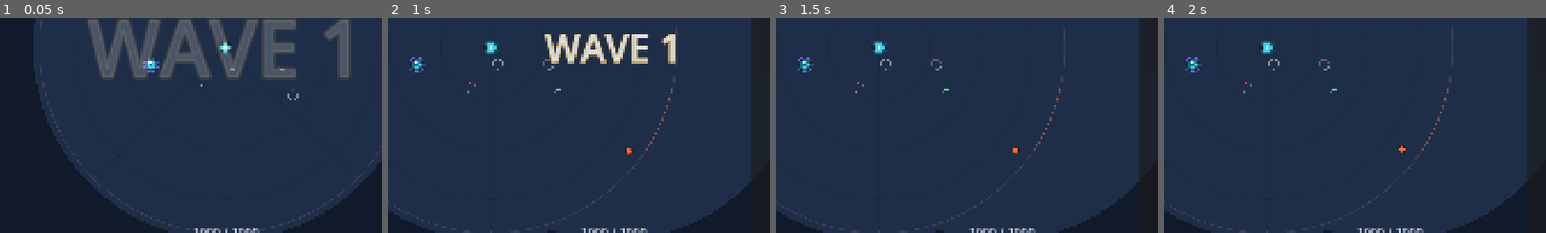
Above: before the commit, frames 1-4 (left to right).
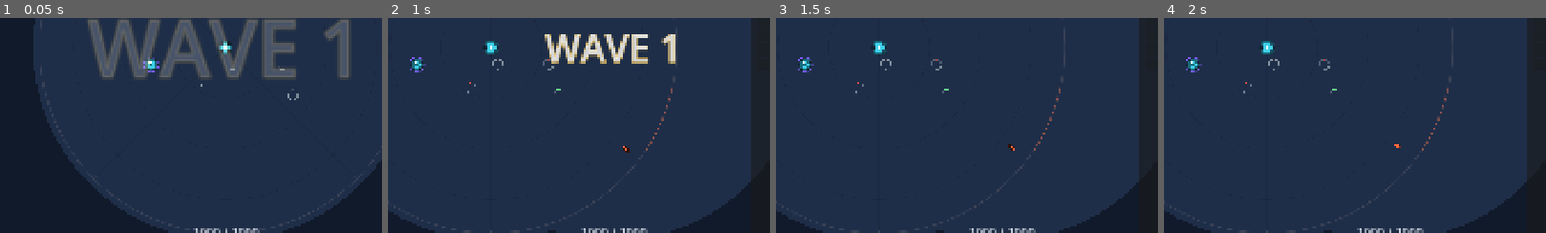
Above: after the commit, the same moments.

Repository: w814929152/corebound
Game: Godot game, scene res://scenes/main.tscn
The game is run twice, just before and just after one commit, with the same random seed, the same clock (stepped at 60 frames per second) and the same inputs.
Inputs (mouse positions are % of the whole screen's width and height, from its top left):
- Up to frame 1 (0.05 s): no input
- Up to frame 2 (1 s): tap Enter at 0.5 s; move the mouse to (72, 45) at 0.52 s; tap Tab at 0.6 s; click (72, 45) at 0.67 s; tap Space at 0.77 s
- Up to frame 3 (1.5 s): click "已锁（Space 解锁）" at 1.25 s
- Up to frame 4 (2 s): no input
The pictures show only the part of the screen within x 20-70%, y 43-93%; the shares and areas given below are measured in that part.

Frame 1 is identical in both runs. In frame 2, less than 0.1% of the frame differs, in the area x 61-65%, y 59-64%; in frame 3, less than 0.1%; in frame 4, less than 0.1%, in the area x 60-64%, y 58-63%.

Commit message:
feat(gameplay): 原型/精英波上线（三原型 + Elite · 窗口模式注入）
- boot.gd 窗口分支注入 prototype_split_enabled / elite_waves_enabled
  （add_child 后、deferred start_run 前；tower_aggro_enabled 保持 OFF）
- space_model.rho_of_t 上钳 1.0 → 1.0/m_spd：修 Tank 出生钳制
  （Tank 归环 ρ=55，消除原地静止 5s）；m_spd==1 时逐位恒等 → 金标本零扰动
- shop_controller 收入改接实时结果（去回落 / 去 WARN）
- test_suite_radial E-R4 Tank 断言 36.67 → 55.0（归环）
- run_slice_panorama8 P-G8-5 转生产镜像真闸门 + [R-10-CLOSED]
- 新增 run_slice_proto_elite_mc：实机口径 300 局 MC（B@6=0.917≥0.80 PASS）
- 更正 qg-radial/r6789-10 §R-10：原判「几何不满足」为口径错误（已证伪）
- 规格 proto-elite-golive-spec（§8 拍板记录 + 附录 C 工单）+ impl 记录 + 截帧 4 张

验证（主理人独立复跑）：默认回归逐位一致
222/2228/142/123/302/41/31/切片8=92/T1=216 · radial8 8-8 PASS ·
panorama8 [R-10-CLOSED] 55.00≤58.00 · MC B@6=0.917 PASS · 零定稿数值改动

Diff:
--- a/scripts/gameplay/shop_controller.gd
+++ b/scripts/gameplay/shop_controller.gd
@@ -15,12 +15,12 @@
 ## 🔴 依赖方向（control-manifest §5 / SR-5）：UI 只发意图，不写玩法状态；
 ##    玩法状态只在 `ShopRuntime` / `WaveDirector` 里；本节点是二者之间**唯一**的桥。
 ##
-## 🔴 收入口径（切片5 不动，见 `docs/phase3/slice5-verify.md` §5 S5-D1）：
+## 🔴 收入口径（第四刀 proto-elite-golive 裁决 #2 · 改接实时结果）：
 ##    `_pending_result` 仍由金标本 `WaveSim.simulate_wave()` 在**波首**结算（R1：
-##    本波打的是上波买出来的构筑）。在「金标本等价口径」下（`prototype_split_enabled`
-##    == false 且 `elite_waves_enabled` == false）实时结果与金标本**逐位相同**，
-##    此时直接授予**实时结果**（它是真实战斗的产出）；否则回落到金标本，
-##    并打一行 `[WARN]`（口径分歧待主理人拍板）。🔴 MC 判据链不受影响（它走 `RunLoop`）。
+##    本波打的是上波买出来的构筑）—— 但 `_on_wave_ended` 现**直接授予实时结果**
+##    （`last_realtime_result`，与实机战斗同源），仅当实时结果缺失/波次不匹配才回落
+##    `_pending_result`。三原型/Elite 开启时不再回落金标本、不再打印 `[WARN]`
+##    → 「打的」与「算钱的」一致。🔴 MC 判据链不受影响（它走 `RunLoop`）。
 ##
 ## ⚠️ G6：headless 无 `global_script_class_cache` → 本文件**不写 `class_name`**，一律 preload。
 ##
@@ -359,11 +359,11 @@
 		return
 	var res := _pending_result
 	var rt := last_realtime_result
-	if int(rt.get("w", -1)) == w and _realtime_is_golden_equivalent():
+	# 🔴 第四刀（proto-elite-golive 裁决 #2）：收入**直接接实时结果**（与实机战斗产出一致）。
+	#    去回落、去 WARN —— 三原型/Elite 开启时不再把收入回落金标本口径。仅当实时结果为空
+	#    或波次不匹配（异常路径：本波实时结算缺失）才回落 `_pending_result`（波首金标本结算）。
+	if int(rt.get("w", -1)) == w:
 		res = rt
-	elif not rt.is_empty() and int(rt.get("w", -1)) == w:
-		print("[shop_controller][WARN] W%d 实时结果与金标本口径不一致（三原型/Elite 已开）"
-			% w + " → 收入回落金标本（S5-D1 待拍板）")
 	runtime.grant_wave_result(res)   # R3：击杀收入 × (1 + income_mult)
 	# 🔴 切片8续3：核心 HP 单一数据源 → 读 player.core_hp（实时战斗已在漏怪当刻扣好）。
 	#   失败判定主路由是 WaveDirector.run_lost → _on_run_lost（E-W3 实时）；此处仅作兜底。
@@ -374,8 +374,9 @@
 	_emit_run()
 
 
-## 🔴 只有在「金标本等价口径」下才允许用实时结果入账：
-##    三原型分化 / Elite 任一开启 → 实时结果与 `WaveSim` 不等价（S5-D1）。
+## 🟡 金标本等价口径判定（**保留作参考谓词，不再作为收入闸门**）。
+##    第四刀（proto-elite-golive 裁决 #2）后，`_on_wave_ended` 已改为**直接接实时结果**
+##    → 本函数不再是入账路径的一部分；保留仅为「实时结果是否与 `WaveSim` 逐位等价」的诊断用途。
 func _realtime_is_golden_equivalent() -> bool:
 	if wave_director == null:
 		return false
--- a/scripts/geo/space_model.gd
+++ b/scripts/geo/space_model.gd
@@ -110,8 +110,17 @@
 ##   ρ = R_s × (m_spd × t_remain / t_reach)
 ## 🔴 `t_remain` 递减 → ρ 单调减小 → 直插核心；`t_remain ≤ 0` ⟺ `ρ = 0`（抵达核心）。
 ##    与路径模型 `s = L − v₀·m_spd·t_remain` 逐字同构（只是方向与零点不同）。
+## 🔴 上钳参照 = `t_remain_max / t_reach = 1.0 / m_spd`（**不是**常数 `1.0`）：
+##   · 出生 `t_remain = t_reach / m_spd`（`wave_director._spawn_one:722`）→ 归一上限 `1/m_spd`；
+##   · `m_spd == 1.0` 时 `1.0/m_spd ≡ 1.0` → 与旧式 `clampf(...,0,1.0)` **逐位恒等**
+##     （PATH / 默认口径全 Swarm m_spd=1 → 金标本零扰动）；
+##   · `m_spd < 1`（如 Tank 2/3）→ 旧上钳 1.0 会把出生瞬间的 `frac` 误钳到 1 →
+##     Tank 出生在出生环**内侧**且 `t_remain∈(t_reach, t_reach/m_spd]` 期间**原地静止**
+##     （第四刀 proto-elite-golive 裁决 #1 定位的几何异常）。新上钳让 Tank 归环、匀速内插。
+##   · 防除零：`m_spd` 极端小时 `maxf(m_spd, 1e-9)`；`m_spd ≥ 2/3` 时逐位不变。
 static func rho_of_t(t_remain: float, m_spd: float, t_reach: float = T_REACH) -> float:
-	var frac: float = clampf(float(t_remain) / t_reach, 0.0, 1.0)
+	var denom: float = maxf(m_spd, 1e-9)
+	var frac: float = clampf(float(t_remain) / t_reach, 0.0, 1.0 / denom)
 	return SPAWN_RADIUS * m_spd * frac
 
 
--- a/scripts/ui/boot.gd
+++ b/scripts/ui/boot.gd
@@ -32,7 +32,18 @@
 		#        （后者根本不装载 main.tscn）→ 金标本零扰动。
 		#    回滚：把下面这行删掉 / 改回 `Mode.PATH` 即可（一行回退，双模设计本就为此）。
 		SpaceModel.mode = SpaceModel.Mode.RADIAL
-		add_child(BattleShop.instantiate())
+		# 🔴 第四刀：原型 / 精英波**上线**（`docs/phase3/proto-elite-golive-spec.md` §2.2 / 附录 C-1）。
+		#    注入点必须在 `add_child(bs)` **之后**（battle_shop._ready() 同步建好 wave_director，
+		#    见 battle_shop.gd:50）、`controller.call_deferred("start_run", 1)` **之前**（deferred →
+		#    下一帧才开波，见 battle_shop.gd:91）→ 此处设开关安全、早于首局。
+		#    🔴 headless 分支与 `tests/run_tests.gd` 路径**永不进入**本分支 → 金标本零扰动。
+		#    🔴 tower_aggro_enabled 保持 false（本轮只上原型 / 精英，aggro 属 T1 批次）。
+		#    回滚：删掉下面三行（或把两个开关设回 false）即可一行回退。
+		var bs = BattleShop.instantiate()
+		add_child(bs)
+		bs.wave_director.prototype_split_enabled = true
+		bs.wave_director.elite_waves_enabled = true
+		print("[boot] proto/elite ON（RADIAL 实机口径）")
 		print("[boot] SpaceModel.mode = RADIAL（径向核心围攻 · 实机默认）")
 		print("[boot] Corebound MVP · 切片4（实时商店覆盖层 + 完整商店逻辑接线）")
 		print("[boot] Tab 开关抽屉 · Esc 关闭/取消 · R 刷新 · 1/2/3 选中即买 · Space 锁定焦点位")
--- a/tests/run_slice_panorama8.gd
+++ b/tests/run_slice_panorama8.gd
@@ -11,11 +11,14 @@
 ##   P-G8-2  出生环半径 R_s == 55.0 且 span == 58.0（对照定稿几何常量）
 ##   P-G8-3  核心 == (28,28)（对照径向核心定稿常量）
 ##   P-G8-4  全景缩放 sc ∈ [8.0, 9.0]（对照合理区间常量；原"sc>0"恒真）
-##   P-G8-5  🔴 R-10：三原型出生极径 R_s×m_spd × 包围盒校验（按 proto 开关分档，见下）
+##   P-G8-5  🔴 R-10：三原型出生极径 × 包围盒校验（生产镜像式 · proto OFF/ON 两档真闸门，见下）
 ##
-## 🔴 R-10：`rho_of_t` 出生极径 = R_s×m_spd。Rush m_spd=4/3 → 出生 ρ=73.3 远超 span=58。
-##    MVP `prototype_split_enabled` 默认 false → 未激活；proto 一旦开启，Rush 会出生在
-##    相机包围盒外。本探针登记该待办（proto 开启前须钳制出生 ρ 或扩大 span）。
+## 🔴 R-10 口径更正（第四刀 proto-elite-golive §1.2/§5.2/§8.5）：
+##   出生极径 ρ₀ = R_s · m_spd · clampf(t_remain/t_reach, 0, 1/m_spd)，生产 `_spawn_one` 传
+##   `t_remain = t_reach/m_spd` → ρ₀ = R_s · m_spd · clampf(1.0/m_spd, 0, 1) →
+##   Rush/Swarm/Tank 全部 = 55.0 ≤ span 58.0（**无屏外出生**）。
+##   🟡 旧注释曾断言 `R_s × max_m_spd = 73.33 > 58`（**错误口径**：等价误取 t_remain=t_reach），
+##      与同文件单测 E-R4（Tank 用 t_remain=15）自相矛盾 → 该待办**已证伪并更正**。
 ##
 ## 跑法：
 ##   <godot> --headless --path D:/roguedemo --script tests/run_slice_panorama8.gd
@@ -104,39 +107,41 @@
 	print("   视口 1920×1080 · 战场世界尺寸 %.0f×%.0f · sc=%.3f" % [ww, wh, sc])
 	print("   屏高覆盖世界单位 = vh/sc ≈ %.1f（原 984 = wh×sc 为像素数，文案已修正）" % (vh / sc))
 
-	# ---- P-G8-5 R-10 三原型出生极径 × 相机包围盒校验 ----
-	# 出生极径 ρ_0 = R_s × m_spd（SpaceModel.rho_of_t(t_reach, m_spd)）。
-	#   基准怪 m_spd=1 → ρ_0 = 55（盒内）；Rush m_spd=4/3 → ρ_0 = 73.3 > span=58
-	#   （轴向来袭出生在包围盒外 → 相机看不到）。
-	# 🔴 三原型分化由 WaveDirector.prototype_split_enabled 控制，MVP 默认 **false**
-	#   → 影响未激活。本断言按该生产默认分档（读真身，非影子常量）：
-	#     · proto 关 → 断言"当前生效出生 ρ（基准怪 m_spd=1）在盒内"，并打印待办登记；
-	#     · proto 开 → 断言"三原型最大出生 ρ 在盒内"（真实闸门；几何未钳制前必红）。
-	print("\n---- [P-G8-5] 三原型出生极径 × 相机包围盒（R-10）----")
-	var max_m_spd := 0.0
+	# ---- P-G8-5 R-10 三原型出生极径 × 相机包围盒校验（🔴 口径更正）----
+	# 🔴 R-10 口径更正（第四刀 · proto-elite-golive §1.2/§5.2/§8.5）：
+	#   生产出生极径**不是** `R_s × m_spd`（那等价于"误取 t_remain = t_reach"，即假设全体 m_spd=1）。
+	#   生产 `_spawn_one`(wave_director.gd:722) 传 `tr := t_reach / m_spd`，`setup` 把它赋给 `t_remain`；
+	#   叠加 `rho_of_t` 修正后的上钳 = 1/m_spd → 出生 ρ₀ = R_s · m_spd · clampf(1.0/m_spd, 0, 1)：
+	#     · Rush(4/3) → 55·(4/3)·clamp(0.75)       = 55.0
+	#     · Swarm(1)  → 55·1·clamp(1.0)            = 55.0
+	#     · Tank(2/3) → 55·(2/3)·clamp(1.5)        = 55.0（归环）
+	#   → **max 出生 ρ = 55.0 ≤ span 58.0**，无任何原型出生在屏外。本探针为**真闸门**（proto OFF/ON 两档）。
+	#   🟡 原式登记（**错误口径，已废弃**）：`spawn_rho_max := R_s × max_m_spd`（=73.33）等价误取
+	#      `t_remain = t_reach`，与同文件单测 E-R4（Tank 用 t_remain=15）自相矛盾（原 R-10 的假红来源）。
+	print("\n---- [P-G8-5] 三原型出生极径 × 相机包围盒（R-10 · 口径更正）----")
+	# 生产镜像式：ρ₀(proto) = R_s · m_spd · clampf(1.0/m_spd, 0.0, 1.0) ← 镜像 _spawn_one 的 tr:=t_reach/m_spd
+	var spawn_rho_max := 0.0
 	for k in _MonsterData.M_SPD:
-		max_m_spd = maxf(max_m_spd, float(_MonsterData.M_SPD[k]))
-	var spawn_rho_max := float(_SpaceModel.SPAWN_RADIUS) * max_m_spd
+		var ms := float(_MonsterData.M_SPD[k])
+		spawn_rho_max = maxf(spawn_rho_max, float(_SpaceModel.SPAWN_RADIUS) * ms * clampf(1.0 / ms, 0.0, 1.0))
+	# 三原型 m_spd 真值断言（数据被误改即红 · 证伪网保留）
 	_check("Rush m_spd == 4/3", float(_MonsterData.M_SPD["Rush"]), 4.0 / 3.0, 1e-12)
 	_check("Swarm m_spd == 1", float(_MonsterData.M_SPD["Swarm"]), 1.0, 1e-12)
 	_check("Tank m_spd == 2/3", float(_MonsterData.M_SPD["Tank"]), 2.0 / 3.0, 1e-12)
 	var _probe = _WaveDirector.new()
 	var proto_on := bool(_probe.prototype_split_enabled)
 	_probe.free()
-	print("   最大 m_spd=%.4f（Rush）→ 三原型最大出生极径 R_s×m_spd=%.2f · 包围盒内切半径 span=%.2f"
-		% [max_m_spd, spawn_rho_max, span])
+	print("   最大出生极径（生产镜像式）= %.2f · 包围盒内切半径 span=%.2f" % [spawn_rho_max, span])
 	print("   prototype_split_enabled（生产默认）= %s" % str(proto_on))
+	# proto OFF / ON **两档都转真闸门**（几何本就满足 → 均 PASS）
 	if proto_on:
-		_ok("P-G8-5 (proto ON) 三原型出生极径 %.2f ≤ span %.2f" % [spawn_rho_max, span],
+		_ok("P-G8-5 (proto ON) 三原型最大出生极径 %.2f ≤ span %.2f" % [spawn_rho_max, span],
 			spawn_rho_max <= span)
 	else:
-		_ok("P-G8-5 (proto OFF) 生效出生极径 R_s=%.0f ≤ span=%.0f（仅基准怪 m_spd=1）"
-			% [float(_SpaceModel.SPAWN_RADIUS), span],
-			float(_SpaceModel.SPAWN_RADIUS) <= span)
-		print("   [TODO-R10] 三原型开启后 Rush 出生极径 = %.1f > span = %.1f"
-			% [spawn_rho_max, span])
-		print("              → proto 开启前必须钳制出生 ρ（≤ %.1f）或扩大 span（≥ %.1f）"
-			% [span, spawn_rho_max])
+		_ok("P-G8-5 (proto OFF) 最大出生极径 %.2f ≤ span %.2f（全原型口径）" % [spawn_rho_max, span],
+			spawn_rho_max <= span)
+	print("   [R-10-CLOSED] 最大出生 ρ = %.2f ≤ span %.2f（口径更正：t_remain=t_reach/m_spd）"
+		% [spawn_rho_max, span])
 
 	print("\n===================================================================")
 	print("八槽全景几何自洽汇总：失败 %d 项" % _fail)
--- /dev/null
+++ b/tests/run_slice_proto_elite_mc.gd
@@ -0,0 +1,166 @@
+extends SceneTree
+##
+## headless 实机口径 MC（第四刀 · 原型/精英波上线门禁）—— S5-D1 校准闸门
+##
+## 🔴 使命：为「原型/精英波上线」补上**实机口径**的 300 局 MC 读数。
+##    现有诊断（`run_slice_geo8_mc.gd`）只跑 PATH/RADIAL 且 `proto 恒 OFF` → **未覆盖三原型+Elite**；
+##    上线后的真实起飞率此前**无读数**（spec §4.2）。
+##
+## 口径（= 实机首次装载口径 · `boot.gd` 窗口分支注入，spec §2.2 / 附录 C-5）：
+##   · `SpaceModel.mode = RADIAL`
+##   · `prototype_split_enabled = true`（三原型分化）
+##   · `elite_waves_enabled     = true`（Elite 波 · W5/10/15/20）
+##   · `tower_aggro_enabled     = false`（本轮只上原型/精英；aggro 属 T1，Sapper 仅标记不杀伤）
+##   · `n_slots = 6`（`ShopRuntime.setup` 实机默认 `cfg_of` → n_slots=6）
+##   · `cfg = MvpConfig.cfg_of(path)` 实机默认（κ_r = KR_FINAL = 0.050）
+##   · 战斗结算 = `RunLoopProto`（`wave_sim_proto` 批处理镜像 `WaveDirector._substep`），
+##     `shop_ai` 金标本一字不改 → 300 局 build 序列与金标本一致，只换每波战斗口径
+##   · rng seed = 20260930（与 S5-D1 / geo8_mc 同 seed，可对拍）
+##
+## 判据（S5-D1 校准闸门 · `docs/phase3/slice5-verify.md` §5）：
+##   · **多塔 B 起飞率 ≥ 80%（MC 300）← 本脚本硬门禁**
+##   · 起飞点 ∈ W10–15、B/A < 1 ← 由 `test_suite_slice7` 守护；本脚本附打印中位起飞波供人工判读
+##
+## 🔴 破 80% 红线 → **不得上线**，如实上报（本脚本 `exit 1`）；**禁止自行改任何数值**。
+## 🔴 本入口**不进**默认 `run_tests.gd` 无参回归（300 局 × 4 臂耗时长，会拖慢默认回归）；
+##    如需纳入聚合请**单列**（如 `-- radial8diag` 或独立入口）。
+##
+## 跑法：
+##   <godot> --headless --path D:/roguedemo --script res://tests/run_slice_proto_elite_mc.gd [runs]
+##
+## ⚠️ headless：stdout 全缓冲（退出才 flush）→ 进度可视需要自行加 stderr 打印。
+##
+
+const _Cfg := preload("res://scripts/engine/mvp_config.gd")
+const _RunLoopProto := preload("res://scripts/engine/run_loop_proto.gd")
+const _PyRandom := preload("res://scripts/engine/py_random.gd")
+const _Stats := preload("res://scripts/engine/stats.gd")
+const _SpaceModel := preload("res://scripts/geo/space_model.gd")
+
+const W_MAX := 20
+const ACTIONS := 12
+const SEED := 20260930
+const TH_TAKEOFF_B := 0.80   # 🔴 S5-D1 红线（禁下调）
+const N_SLOTS_MAIN := 6      # 实机默认（门禁臂）
+const N_SLOTS_ALT := 8       # 八槽径向（参考臂 · Q-R9 未批准为出货配置）
+
+var _fail := 0
+
+
+func _fmt(v: float) -> String:
+	return "%.3f" % v
+
+
+## 核心 HP 分箱（末波 core_hp）：0 = 失守；5 = 满血。
+func _hp_bin(hp: float) -> int:
+	if hp <= 0.0:
+		return 0
+	if hp <= 250.0:
+		return 1
+	if hp <= 500.0:
+		return 2
+	if hp <= 750.0:
+		return 3
+	if hp < 1000.0:
+		return 4
+	return 5
+
+
+## 就地镜像 `RunLoopProto.takeoff_rate` 的定义（alive ∧ takeoff_wave ≥ 0），
+## 额外采集「平均结算波次」与「末波核心 HP 分布」。
+func _mc(path: String, n_slots: int, runs: int) -> Dictionary:
+	var cfg := _Cfg.cfg_of(path)          # 实机默认（κ_r=KR_FINAL=0.050 / substantial / tier / current）
+	cfg["n_slots"] = n_slots
+	cfg["max_actions"] = ACTIONS
+	var rng := _PyRandom.new(SEED)         # rng 跨所有 run 连续使用（与 S5-D1 同纪律）
+	var takeoffs := 0
+	var survives := 0
+	var hits: Array = []
+	var wsum := 0
+	var hp_hist: Array = [0, 0, 0, 0, 0, 0]
+	for _i in range(runs):
+		var cx: Dictionary = cfg.duplicate(true)
+		var out := _RunLoopProto.run(path, cx, W_MAX, null, rng, true, true)
+		var rows: Array = out["rows"]
+		var alive := (not rows.is_empty()) and float(rows[-1]["core_hp"]) > 0.0
+		if alive:
+			survives += 1
+		var tw := _Stats.takeoff_wave(rows)
+		if alive and tw >= 0:
+			takeoffs += 1
+			hits.append(tw)
+		var w_end := int(rows[-1]["w"]) if not rows.is_empty() else 0
+		wsum += w_end
+		var hp := float(rows[-1]["core_hp"]) if not rows.is_empty() else 0.0
+		var b := _hp_bin(hp)
+		hp_hist[b] = int(hp_hist[b]) + 1
+	return {
+		"rate": float(takeoffs) / float(runs),
+		"surv": float(survives) / float(runs),
+		"med": _Stats._median(hits),
+		"n_takeoff": takeoffs,
+		"n_surv": survives,
+		"n": runs,
+		"mean_w_end": float(wsum) / float(runs),
+		"hp_hist": hp_hist,
+	}
+
+
+func _print_arm(tag: String, r: Dictionary) -> void:
+	print("  [%s] 起飞率=%s  存活率=%s  中位起飞波=%s  平均结算波=%.2f  (起飞 %d/%d)"
+		% [tag, _fmt(float(r["rate"])), _fmt(float(r["surv"])), str(r["med"]),
+			float(r["mean_w_end"]), int(r["n_takeoff"]), int(r["n"])])
+	var h: Array = r["hp_hist"]
+	var labels := ["0(失守)", "0<hp<=250", "250<hp<=500", "500<hp<=750", "750<hp<1000", "hp==1000(满)"]
+	var parts: Array = []
+	for i in range(h.size()):
+		parts.append("%s:%d" % [labels[i], int(h[i])])
+	print("       核心 HP 分布  %s" % "  ".join(parts))
+
+
+func _initialize() -> void:
+	var runs := 300
+	var user_args: Array = OS.get_cmdline_user_args()
+	if user_args.size() > 0:
+		runs = int(user_args[0])
+
+	print("")
+	print("===============================================================")
+	print("  实机口径 MC · 三原型 + Elite（RADIAL · proto/elite ON · aggro OFF）")
+	print("  每点 %d 局 · seed=%d · κ_r=KR_FINAL=%.3f · W_MAX=%d · actions=%d"
+		% [runs, SEED, float(_Cfg.KR_FINAL), W_MAX, ACTIONS])
+	print("  (S5-D1 校准闸门：多塔 B 起飞率 ≥ %.2f → 硬门禁)" % TH_TAKEOFF_B)
+	print("===============================================================")
+
+	var prev_mode = _SpaceModel.mode
+	_SpaceModel.mode = _SpaceModel.Mode.RADIAL
+
+	print("\n---- n_slots=%d（实机默认 · 门禁臂）----" % N_SLOTS_MAIN)
+	var a6 := _mc("A", N_SLOTS_MAIN, runs)
+	var b6 := _mc("B", N_SLOTS_MAIN, runs)
+	_print_arm("A 单核", a6)
+	_print_arm("B 多塔", b6)
+
+	print("\n---- n_slots=%d（八槽径向 · 参考臂 · Q-R9 未批准为出货配置）----" % N_SLOTS_ALT)
+	var a8 := _mc("A", N_SLOTS_ALT, runs)
+	var b8 := _mc("B", N_SLOTS_ALT, runs)
+	_print_arm("A 单核", a8)
+	_print_arm("B 多塔", b8)
+
+	_SpaceModel.mode = prev_mode   # 🔴 回退防污染（全局开关）
+
+	print("")
+	print("===============================================================")
+	print("  门禁判定（S5-D1 · 多塔 B 起飞率 ≥ %.2f）" % TH_TAKEOFF_B)
+	var b_rate := float(b6["rate"])
+	if b_rate >= TH_TAKEOFF_B:
+		print("  [PASS] B(n_slots=%d) 起飞率 %s ≥ %.2f"
+			% [N_SLOTS_MAIN, _fmt(b_rate), TH_TAKEOFF_B])
+	else:
+		print("  [FAIL] B(n_slots=%d) 起飞率 %s < %.2f  🔴 破线 → 不得上线，如实上报，禁止自行改数值"
+			% [N_SLOTS_MAIN, _fmt(b_rate), TH_TAKEOFF_B])
+		_fail += 1
+	print("  [INFO] B(n_slots=%d) 起飞率 %s / A 起飞率 %s（八槽参考臂）"
+		% [N_SLOTS_ALT, _fmt(float(b8["rate"])), _fmt(float(a8["rate"]))])
+	print("===============================================================")
+	quit(0 if _fail == 0 else 1)
--- a/tests/test_suite_radial.gd
+++ b/tests/test_suite_radial.gd
@@ -134,9 +134,11 @@
 	#   t_remain = 0（抵达核心）→ ρ = 0
 	_check("E-R4 t_remain=0 → ρ = 0（抵达核心）",
 		_SpaceModel.rho_of_t(0.0, 1.0), 0.0)
-	#   Tank（m_spd=2/3）出生 → ρ = 55×2/3
-	_check("E-R4 Tank(m_spd=2/3) 出生 ρ = 55×2/3",
-		_SpaceModel.rho_of_t(15.0, 2.0 / 3.0), 55.0 * 2.0 / 3.0)
+	#   Tank（m_spd=2/3）出生 t_remain=15 → 上钳参照 1/m_spd=1.5 → frac=1.5 → ρ = R_s = 55.0（归环）
+	#   🔴 第四刀 proto-elite-golive 裁决 #1：旧式上钳 1.0 误把 Tank 钳到 36.67（环内侧 + 静止 5s）；
+	#      修 `space_model.rho_of_t` 上钳为 1/m_spd 后，Tank 正确出生在出生环上。
+	_check("E-R4 Tank(m_spd=2/3) 出生 ρ = 55.0（Tank 归环）",
+		_SpaceModel.rho_of_t(15.0, 2.0 / 3.0), 55.0)
 
 	# E-R3：单怪从出生到抵达核心 = t_reach = 10.0s（ρ 从 R_s 线性减到 0）
 	var m = _Monster.new()
Binary file added: docs/phase3/proto-elite-w1-zoom.png
Binary file added: docs/phase3/proto-elite-w1.png
Binary file added: docs/phase3/proto-elite-w5-elite.png
Binary file added: docs/phase3/proto-elite-w5-zoom.png
Not shown, added: docs/phase3/proto-elite-golive-impl.md
Not shown, added: docs/phase3/proto-elite-golive-spec.md
Not shown, changed: docs/phase3/qg-radial/r6789-10-test-hygiene.md
